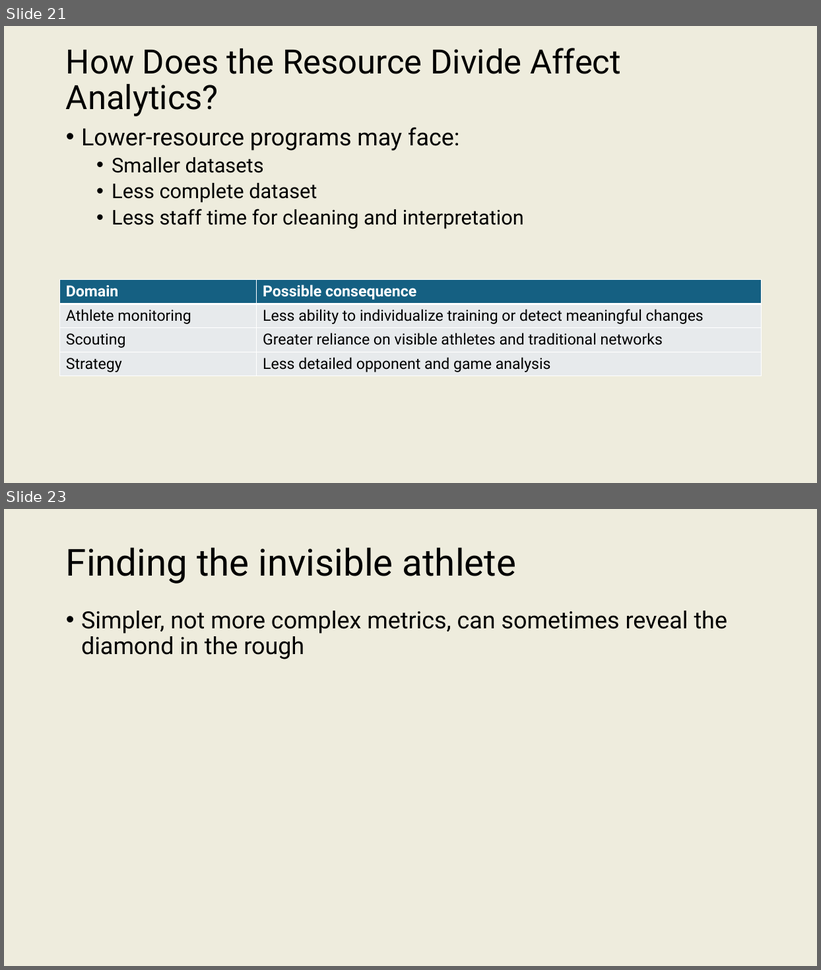
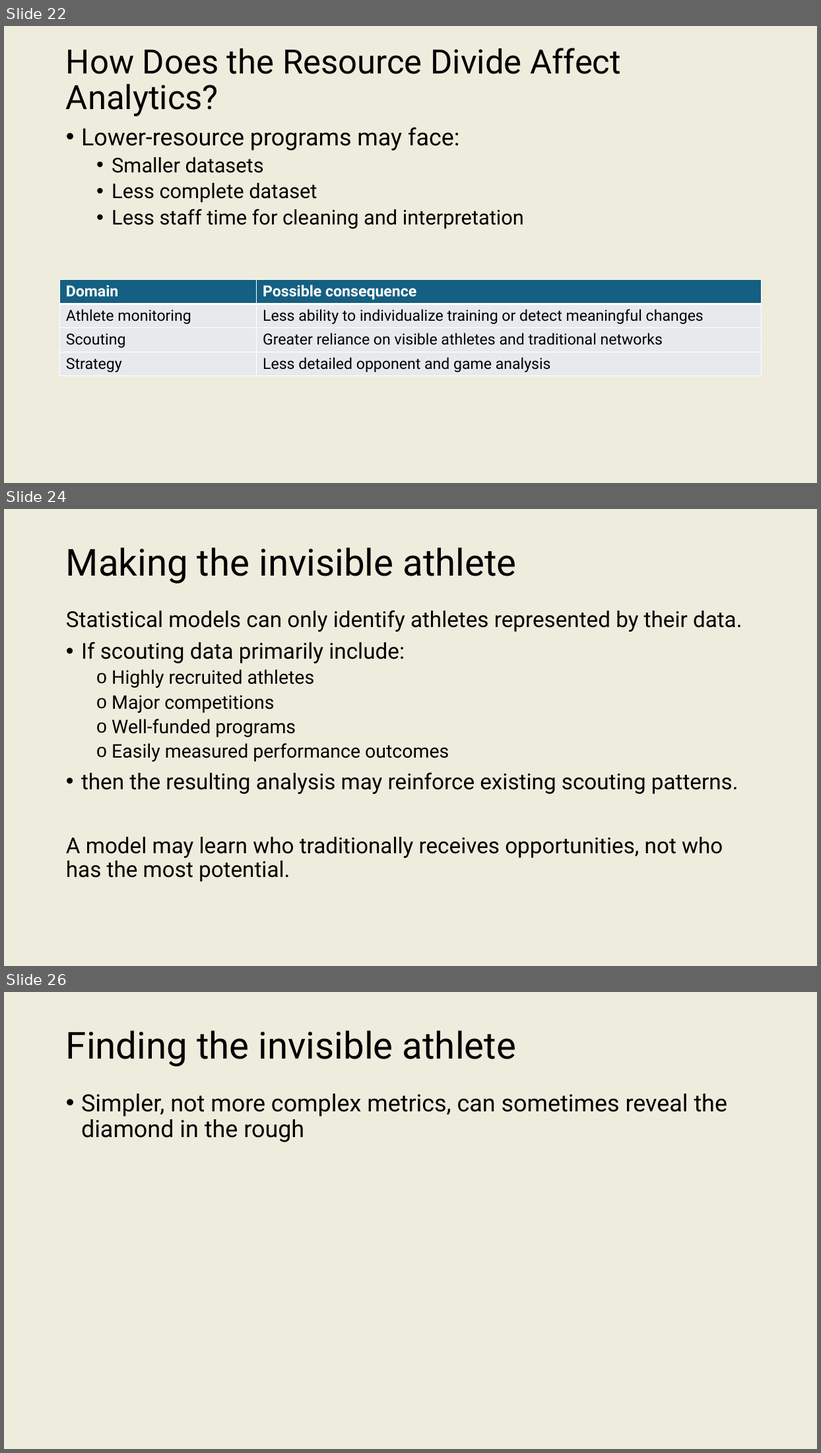
Before and after one commit to onishisaryu/HES-3000-Sports-Data-Analytics, a slide deck: pptx/Lecture5.pptx. Shown one above the other, each under a label of ours: slides 21 and 23 before the commit, slides 22, 24 and 26 after it; the slides between them are not shown. The pictures are 821x970 and 821x1453 pixels, drawn with LibreOffice and Linux fonts; fonts in the diff are those of the drawing. Boxes give left, top, right and bottom in pixels: in the first picture for what was removed or moved away, otherwise in the second. Text is boxed around its words. In the diff, an @@ line names an element or a change of style, - is before the commit and + after.

```diff
--- a/pptx/Lecture5.pptx
+++ b/pptx/Lecture5.pptx
@@ slide 24 added at <box>4,509,817,966</box>, background #EEECDD @@
@@ title added at <box>66,547,517,584</box>, 44 pt, text #000000 @@
+Making the invisible athlete
@@ text added at <box>66,610,743,882</box>, 25.9 pt, text #000000 @@
+Statistical models can only identify athletes represented by their data.
+• If scouting data primarily include:
+  o Highly recruited athletes
+  o Major competitions
+  o Well-funded programs
+  o Easily measured performance outcomes
+• then the resulting analysis may reinforce existing scouting patterns.
+A model may learn who traditionally receives opportunities, not who has the most potential.
@@ what was slide 21 is now slide 22 @@
@@ what was slide 23 is now slide 26 @@
```
Also in this commit, not shown: 10 slides changed, 9 other slides added.
